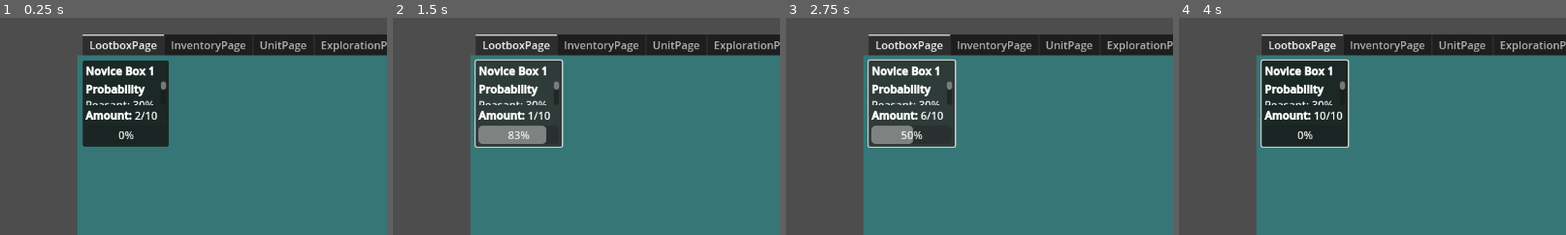
Above: before the commit, frames 1-4 (left to right).
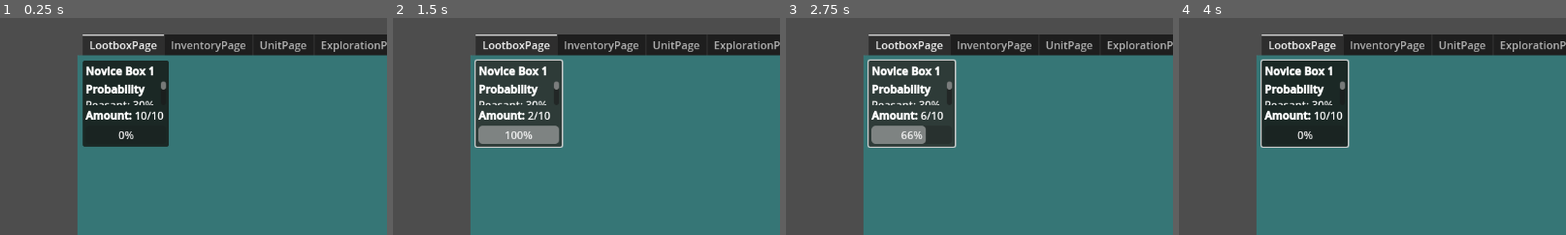
Above: after the commit, the same moments.

Repository: Wayl123/Inf-Army
Game: Godot game, scene res://scene/game_interface.tscn
Two runs of this game, one before a commit and one after it. Both use one fixed random seed, a clock stepped at 60 frames per second and the inputs below.
Inputs (mouse positions are % of the whole screen's width and height, from its top left):
- Up to frame 1 (0.25 s): no input
- Up to frame 2 (1.5 s): click (16, 26) at 0.5 s; click (16, 26) at 1.25 s
- Up to frame 3 (2.75 s): click (16, 26) at 2 s
- Up to frame 4 (4 s): click (99, 2) at 2.75 s; tap Enter at 3.5 s; move the mouse to (72, 45) at 3.52 s
The pictures show only the part of the screen within x 0-50%, y 6-56%; the shares and areas given below are measured in that part.

The runs differ from the first frame. In frame 1, 0.2% of the frame differs, in the area x 34-43%, y 42-47%; in frame 2, 0.5%, in the area x 29-43%, y 43-59%; in frame 3, 0.3%; in frame 4, nothing differs.

Commit message:
Move generator and item to game data, exploration area and generator only need to save data everytime the game saves while inventory item amount is completely moved to game data, promotion detail will need to be changed to fit with this change

Diff:
--- a/script/exploration_area.gd
+++ b/script/exploration_area.gd
@@ -40,7 +40,6 @@
 
 	GlobalData.ref.gameData.update_money(claimAmount[0])
 	GlobalData.ref.gameData.update_exp(claimAmount[1])
-	_update_area_saved_data()
 
 	_update_loot()
 
@@ -51,21 +50,13 @@
 	for loot in data["Loot"]:
 		var roll : float = rng.randf()
 		if roll < data["Loot"][loot] * (claimAmount[1] / float(data["MaxExpAmount"])):
-			Inventory.ref.add_item(loot, 1)
+			GlobalData.ref.gameData.update_inventory_item({loot: 1})
 
 func _update_display() -> void:
 	areaName.text = str("[b]", data["Name"], "[/b]")
 	explorationProgress.max_value = data["ExploreCompletion"]
 	payoutTimer.wait_time = data["ExploreTimer"]
 	payoutTimer.paused = true
-
-func _update_area_saved_data() -> void:
-	var areaProgress : Dictionary
-
-	areaProgress["Progress"] = explorationProgress.value
-	areaProgress["Exploring"] = exploring
-
-	GlobalData.ref.gameData.update_exploration_area({id: areaProgress})
 
 func update_claim_amount(pExplorationPower : float) -> void:
 	if claimAmount[0] < data["MaxMoneyAmount"]:
@@ -76,6 +67,14 @@
 	moneyRate.text = str("[right]", String.num_scientific(claimAmount[0] / float(data["ExploreTimer"])), "/sec[/right]")
 	expRate.text = str("[right]", String.num_scientific(claimAmount[1] / float(data["ExploreTimer"])), "/sec[/right]")
 
-func update_saved_data(pData : Dictionary) -> void:
+func load_saved_data(pData : Dictionary) -> void:
 	if pData.has("Progress"): explorationProgress.value = pData["Progress"]
 	if pData.has("Exploring") and pData["Exploring"]: _start_exploring()
+
+func update_area_saved_data() -> void:
+	var areaData : Dictionary
+
+	areaData["Progress"] = explorationProgress.value
+	areaData["Exploring"] = exploring
+
+	GlobalData.ref.gameData.update_exploration_area({id: areaData})
--- a/script/exploration_page.gd
+++ b/script/exploration_page.gd
@@ -32,7 +32,7 @@
 	explorationAreaList.add_child(explorationArea)
 	explorationArea.update_claim_amount(explorationPower)
 	if not pSavedData.is_empty():
-		explorationArea.update_saved_data(pSavedData)
+		explorationArea.load_saved_data(pSavedData)
 
 func update_exploration_stat(pTeamSize : Array[int]) -> void:
 	explorationStat.update_unit_cap(pTeamSize)
@@ -44,3 +44,7 @@
 
 	for area in explorationAreaList.get_children():
 		area.update_claim_amount(explorationPower)
+
+func update_saved_data() -> void:
+	for area in explorationAreaList.get_children():
+		area.update_area_saved_data()
--- a/script/game_data.gd
+++ b/script/game_data.gd
@@ -1,9 +1,15 @@
 class_name GameData
-extends Resource
+extends Object
 
 #PlayerResource
 @export var money : float
 @export var exp : float
+
+#LootboxInventory
+@export var lootboxGenerator : Dictionary
+
+#Inventory
+@export var inventoryItem : Dictionary
 
 #Exploration
 @export var explorationArea : Dictionary
@@ -13,14 +19,23 @@
 	money = 0
 	exp = 200
 
+	lootboxGenerator = {
+		"L1T1": {
+			1: {"Amount": 10}
+		}
+	}
+
+	inventoryItem = {
+	}
+
 	explorationArea = {
 		"C1A1": {}
 	}
 	teamSize = [1, 10]
 
-func update_money(pMoneyDelta : float) -> bool:
-	if money >= -pMoneyDelta:
-		money += pMoneyDelta
+func update_money(pMoney : float) -> bool:
+	if money >= -pMoney:
+		money += pMoney
 
 		PlayerResource.ref.update_display()
 
@@ -28,9 +43,9 @@
 	else:
 		return false
 
-func update_exp(pExpDelta : float) -> bool:
-	if exp >= -pExpDelta:
-		exp += pExpDelta
+func update_exp(pExp : float) -> bool:
+	if exp >= -pExp:
+		exp += pExp
 
 		PlayerResource.ref.update_display()
 
@@ -38,14 +53,53 @@
 	else:
 		return false
 
-func update_exploration_area(pAreaDelta : Dictionary) -> void:
-	for area in pAreaDelta:
+func update_lootbox_generator(pGen : Dictionary) -> void:
+	for gen in pGen:
+		var splitId : PackedStringArray = gen.split("_")
+		var genNum : int
+
+		if not lootboxGenerator.has(splitId[0]):
+			lootboxGenerator[splitId[0]] = {}
+
+		if splitId.size() < 2 or not lootboxGenerator[splitId[0]].has(int(splitId[1])):
+			genNum = lootboxGenerator[splitId[0]].size() + 1
+
+			LootboxInventory.ref.add_generator(str(splitId[0], "_", genNum), pGen[gen])
+		else:
+			genNum = int(splitId[1])
+
+		lootboxGenerator[splitId[0]][genNum] = pGen[gen]
+
+func update_inventory_item(pItem : Dictionary) -> void:
+	for item in pItem:
+		if not inventoryItem.has(item):
+			inventoryItem[item] = 0
+		Inventory.ref.add_item(item, pItem[item])
+
+func update_inventory_item_amount(pItemId : String, pAmount : int = -inventoryItem[pItemId] if inventoryItem.has(pItemId) else 0) -> bool:
+	if not inventoryItem.has(pItemId):
+		inventoryItem[pItemId] = 0
+
+	if inventoryItem[pItemId] >= -pAmount:
+		var nodeRef : Node = Inventory.ref.get_item_node_ref(pItemId)
+
+		inventoryItem[pItemId] += pAmount
+
+		if nodeRef:
+			nodeRef.update_amount_display(pAmount)
+
+		return true
+	else:
+		return false
+
+func update_exploration_area(pArea : Dictionary) -> void:
+	for area in pArea:
 		if not explorationArea.has(area):
-			Exploration.ref.add_area(area)
-		explorationArea[area] = pAreaDelta[area]
+			Exploration.ref.add_area(area, pArea[area])
+		explorationArea[area] = pArea[area]
 
-func update_team_size(pTeamSizeDelta : Array[int]) -> void:
-	teamSize[0] += pTeamSizeDelta[0]
-	teamSize[1] += pTeamSizeDelta[1]
+func update_team_size(pTeamSize : Array[int]) -> void:
+	teamSize[0] += pTeamSize[0]
+	teamSize[1] += pTeamSize[1]
 
 	Exploration.ref.update_exploration_stat(teamSize)
--- a/script/inventory_item.gd
+++ b/script/inventory_item.gd
@@ -1,17 +1,7 @@
 extends PanelContainer
 
+var id : String
 var data : Dictionary
-var amount : int = 0
 
-func _update_amount_display() -> void:
+func update_amount_display(pAmount : int = 0) -> void:
 	pass
-
-func update_amount(pAmount : int = 0) -> bool:
-	if amount >= -pAmount:
-		amount += pAmount
-
-		_update_amount_display()
-
-		return true
-	else:
-		return false
--- a/script/inventory_page.gd
+++ b/script/inventory_page.gd
@@ -13,7 +13,18 @@
 func _enter_tree() -> void:
 	if not ref: ref = self
 
-func add_item(pId : String, pAmount : int) -> void:
+func _ready() -> void:
+	_get_saved_item()
+
+	GlobalData.ref.gameData.update_inventory_item_amount("P1", 1)
+
+func _get_saved_item() -> void:
+	var savedItem = GlobalData.ref.gameData.inventoryItem
+
+	for item in savedItem:
+		add_item(item)
+
+func add_item(pId : String, pAmount : int = 0) -> void:
 	var item : Node
 	var itemData : Dictionary
 
@@ -25,6 +36,7 @@
 			item = NORMALITEM.instantiate()
 			itemData = GlobalData.ref.get_item_stat_data_copy(pId)
 
+		item.id = pId
 		item.data = itemData
 		inventoryList.add_child(item)
 
@@ -32,7 +44,7 @@
 	else:
 		item = data[pId]
 
-	item.update_amount(pAmount)
+	GlobalData.ref.gameData.update_inventory_item_amount(pId, pAmount)
 
 func get_item_node_ref(pId : String) -> Node:
 	if data.has(pId):
--- a/script/lootbox_attribute_display_generator.gd
+++ b/script/lootbox_attribute_display_generator.gd
@@ -17,4 +17,6 @@
 func update_amount_display(pAmount : int) -> void:
 	if pAmount < holdCap and genTimer.is_stopped():
 		genTimer.start()
+	elif pAmount >= holdCap:
+		genTimer.stop()
 	boxAmount.text = str("[b]Amount: [/b]", String.num_scientific(pAmount), "/", String.num_scientific(holdCap))
--- a/script/lootbox_generator.gd
+++ b/script/lootbox_generator.gd
@@ -26,4 +26,17 @@
 	return retrievedAmount
 
 func _claim_lootbox() -> void:
-	Inventory.ref.add_item(id, _get_and_empty_stored_amount())
+	var splitId : PackedStringArray = id.split("_")
+
+	Inventory.ref.add_item(splitId[0], _get_and_empty_stored_amount())
+
+func load_saved_data(pData : Dictionary) -> void:
+	if pData.has("Amount"): amount = pData["Amount"]
+	display.update_amount_display(amount)
+
+func update_generator_saved_data() -> void:
+	var genData : Dictionary
+
+	genData["Amount"] = amount
+
+	GlobalData.ref.gameData.update_lootbox_generator({id: genData})
--- a/script/lootbox_item.gd
+++ b/script/lootbox_item.gd
@@ -8,9 +8,9 @@
 var rng : Object = RandomNumberGenerator.new()
 
 func _ready() -> void:
-	open1Button.connect("pressed", Callable(self, "update_amount").bind(-1))
-	open10Button.connect("pressed", Callable(self, "update_amount").bind(-10))
-	openAllButton.connect("pressed", Callable(self, "update_amount"))
+	open1Button.connect("pressed", Callable(GlobalData.ref.gameData, "update_inventory_item_amount").bind(id, -1))
+	open10Button.connect("pressed", Callable(GlobalData.ref.gameData, "update_inventory_item_amount").bind(id, -10))
+	openAllButton.connect("pressed", Callable(GlobalData.ref.gameData, "update_inventory_item_amount").bind(id))
 
 	display.update_display(data)
 
@@ -32,19 +32,13 @@
 func _update_unit_get(pUnits : Dictionary) -> void:
 	UnitInventory.ref.add_unit(pUnits)
 
-func _update_amount_display() -> void:
-	display.update_amount_display(amount)
+func update_amount_display(pAmount : int = 0) -> void:
+	display.update_amount_display(GlobalData.ref.gameData.inventoryItem[id])
 
-func update_amount(pAmount : int = -amount) -> bool:
-	if super(pAmount):
-		if pAmount < 0:
-			_open_box(abs(pAmount))
+	if pAmount < 0:
+		_open_box(abs(pAmount))
 
-		if amount < 10:
-			open10Button.disabled = true
-		else:
-			open10Button.disabled = false
-
-		return true
+	if GlobalData.ref.gameData.inventoryItem[id] < 10:
+		open10Button.disabled = true
 	else:
-		return false
+		open10Button.disabled = false
--- a/script/lootbox_page.gd
+++ b/script/lootbox_page.gd
@@ -14,13 +14,22 @@
 	_get_saved_generator()
 
 func _get_saved_generator() -> void:
-	# To be changed to get from save file
-	_add_generator("L1T1")
+	var savedGen = GlobalData.ref.gameData.lootboxGenerator
 
-func _add_generator(pGen : String) -> void:
-	# Might need to change input type later on, still need to decide on how I want to store generator data
+	for gen in savedGen:
+		for genNum in savedGen[gen]:
+			add_generator(str(gen, "_", genNum), savedGen[gen][genNum])
+
+func add_generator(pGen : String, pSavedData : Dictionary = {}) -> void:
 	var lootboxGen : Node = LOOTBOXGENERATOR.instantiate()
+	var splitId : PackedStringArray = pGen.split("_")
 
 	lootboxGen.id = pGen
-	lootboxGen.data = GlobalData.ref.get_lootbox_gen_data_copy(pGen)
+	lootboxGen.data = GlobalData.ref.get_lootbox_gen_data_copy(splitId[0])
 	lootboxList.add_child(lootboxGen)
+	if not pSavedData.is_empty():
+		lootboxGen.load_saved_data(pSavedData)
+
+func update_saved_data() -> void:
+	for gen in lootboxList.get_children():
+		gen.update_generator_saved_data()
--- a/script/normal_item.gd
+++ b/script/normal_item.gd
@@ -17,5 +17,5 @@
 		for effect in data["SpecialEffect"]:
 			itemStat.text += str(effect, "\n")
 
-func _update_amount_display() -> void:
-	itemAmount.text = str("[b]Amount: [/b]", String.num_scientific(amount))
+func update_amount_display(pAmount : int = 0) -> void:
+	itemAmount.text = str("[b]Amount: [/b]", String.num_scientific(GlobalData.ref.gameData.inventoryItem[id]))
--- a/script/promotion_detail.gd
+++ b/script/promotion_detail.gd
@@ -24,12 +24,24 @@
 var totalPower : float
 var totalMulti : Dictionary
 
+var unitRegex : Object
+var itemRegex : Object
+
+func _enter_tree() -> void:
+	_set_regex()
+
 func _ready() -> void:
 	selectLeft.connect("pressed", Callable(self, "_change_selection").bind(-1))
 	selectRight.connect("pressed", Callable(self, "_change_selection").bind(1))
 	optionalItemList.connect("item_activated", Callable(self, "_select_optional_item"))
 	selectedItem.connect("item_activated", Callable(self, "_deselect_optional_item"))
 	promoteButton.connect("pressed", Callable(self, "_promote_unit"))
+
+func _set_regex() -> void:
+	unitRegex = RegEx.new()
+	itemRegex = RegEx.new()
+	unitRegex.compile("\\d+S\\d+")
+	itemRegex.compile("^[PB]\\d+")
 
 func _change_selection(pDirection : int) -> void:
 	if promoSelection and promoSelection.size() > 1:
@@ -52,9 +64,11 @@
 		req = totalCost[cost]["Req"]
 
 		if cost == "Money":
-			succeed = totalCost[cost]["Node"].update_money(-req)
+			succeed = GlobalData.ref.gameData.update_money(-req)
 		elif cost == "Exp":
-			succeed = totalCost[cost]["Node"].update_exp(-req)
+			succeed = GlobalData.ref.gameData.update_exp(-req)
+		elif itemRegex.search(cost) != null:
+			succeed = GlobalData.ref.gameData.update_inventory_item_amount(totalCost[cost]["Id"], -req)
 		else:
 			succeed = totalCost[cost]["Node"].update_amount(-req)
 
@@ -70,11 +84,6 @@
 		promote_unit.emit(promoData)
 
 func _transform_data() -> void:
-	var unitRegex : Object = RegEx.new()
-	var itemRegex : Object = RegEx.new()
-	unitRegex.compile("\\d+S\\d+")
-	itemRegex.compile("^[PB]\\d+")
-
 	for promo in data:
 		var cacheData : Dictionary = GlobalData.ref.get_cache_promo_data(promo)
 
@@ -94,12 +103,11 @@
 					newCost[unitName]["Power"] = unitData["Power"]
 					newCost[unitName]["Req"] = data[promo]["Cost"][cost]
 				elif itemRegex.search(cost) != null:
-					var itemNode : Node = Inventory.ref.get_item_node_ref(cost)
 					var itemData : Dictionary = GlobalData.ref.get_item_stat_data_copy(cost)
 					var itemName : String = itemData["Name"]
 					newCost[itemName] = {}
 					newCost[itemName]["Id"] = cost
-					newCost[itemName]["Node"] = itemNode
+					newCost[itemName]["Node"] = GlobalData.ref.gameData
 					newCost[itemName]["Power"] = itemData["Power"]
 					newCost[itemName]["Req"] = data[promo]["Cost"][cost]
 					if itemData.has("Multi"):
@@ -122,12 +130,11 @@
 					newSelection[unitName]["Node"] = unitNode
 					newSelection[unitName]["Power"] = unitData["Power"]
 				elif itemRegex.search(selection) != null:
-					var itemNode : Node = Inventory.ref.get_item_node_ref(selection)
 					var itemData : Dictionary = GlobalData.ref.get_item_stat_data_copy(selection)
 					var itemName : String = itemData["Name"]
 					newSelection[itemName] = {}
 					newSelection[itemName]["Id"] = selection
-					newSelection[itemName]["Node"] = itemNode
+					newSelection[itemName]["Node"] = GlobalData.ref.gameData
 					newSelection[itemName]["Power"] = itemData["Power"]
 					if itemData.has("Multi"):
 						newSelection[itemName]["Multi"] = itemData["Multi"]
@@ -140,11 +147,7 @@
 		data[promo] = cacheData
 
 func _fill_empty_data(pData : Dictionary) -> void:
-	var unitRegex : Object = RegEx.new()
-	var itemRegex : Object = RegEx.new()
 	var dataNode : Node
-	unitRegex.compile("\\d+S\\d+")
-	itemRegex.compile("^[PB]\\d+")
 
 	if unitRegex.search(pData["Id"]) != null:
 		dataNode = UnitInventory.ref.get_unit_node_ref(pData["Id"])
@@ -171,9 +174,14 @@
 
 		if totalCost[cost]["Node"] != null:
 			if cost == "Money":
-				amount = totalCost[cost]["Node"].money
+				amount = GlobalData.ref.gameData.money
 			elif cost == "Exp":
-				amount = totalCost[cost]["Node"].exp
+				amount = GlobalData.ref.gameData.exp
+			elif itemRegex.search(totalCost[cost]["Id"]) != null:
+				if GlobalData.ref.gameData.inventoryItem.has(totalCost[cost]["Id"]):
+					amount = GlobalData.ref.gameData.inventoryItem[totalCost[cost]["Id"]]
+				else:
+					amount = 0
 			else:
 				amount = totalCost[cost]["Node"].amount
 			req = totalCost[cost]["Req"]
